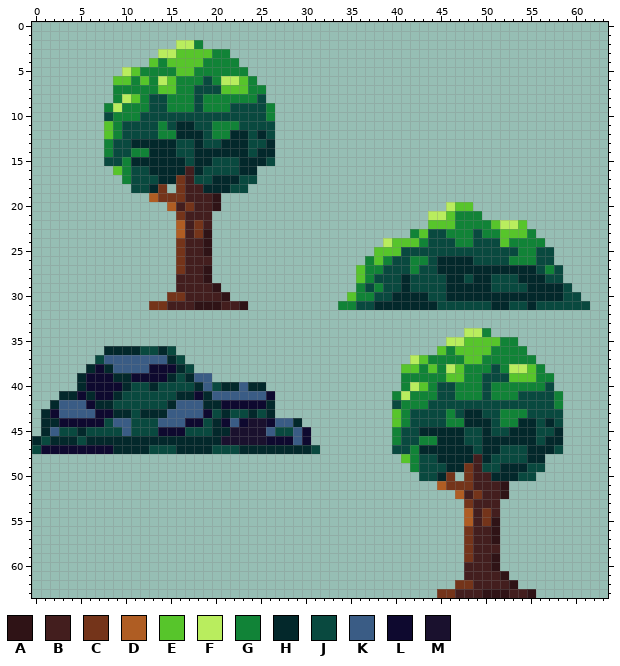
Pixel-art sprite: data/images/decor/large_decor.png. Above, as it was before the edit.
The file is 64x64 pixels.
Palette (. is transparent): A #2f1316  B #431e1e  C #74341a  D #af5d23  E #57c52b  F #b9ed5e  G #118337  H #03282b  J #09493f  K #3a5c85  L #0e092f  M #1a112e
After the commit:
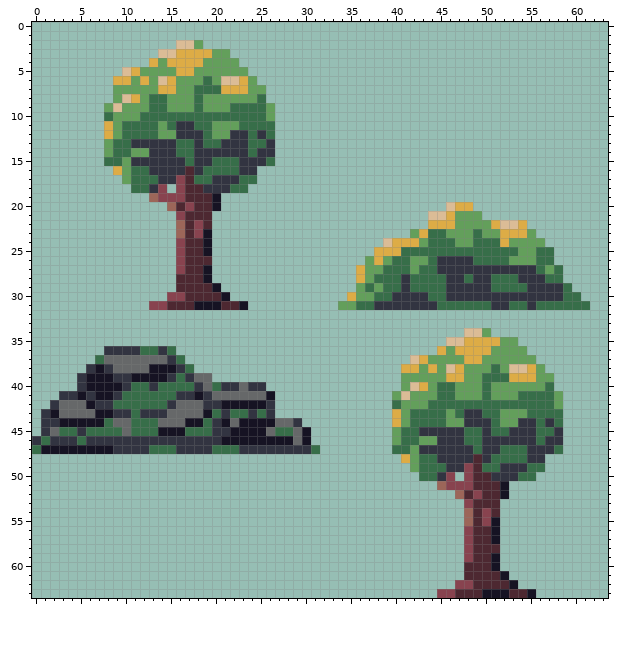
Change:
colour B: #431e1e -> #4d2831
colour C: #74341a -> #88434f
colour D: #af5d23 -> #9c6659
colour E: #57c52b -> #ddac46
colour F: #b9ed5e -> #dbbc96
colour G: #118337 -> #639f5b
colour H: #03282b -> #323441
colour J: #09493f -> #376e49
colour K: #3a5c85 -> #666869
colour L: #0e092f -> #161323
y 19..20: x 20 A -> L
y 23..25: x 19 A -> L
y 27..28: x 19 A -> L
y 29: x 20 A -> L
y 30: x 21 A -> L
y 31: x 18..20 AAA -> LLL; x 23 A -> L
y 44: x 24..25 MM -> LL
y 45: x 22..25 MMMM -> LLLL
y 46: x 21..25 MMMMM -> LLLLL
y 51..52: x 52 A -> L
y 55..57: x 51 A -> L
y 59..60: x 51 A -> L
y 61: x 52 A -> L
y 62: x 53 A -> L
y 63: x 50..52 AAA -> LLL; x 55 A -> L
